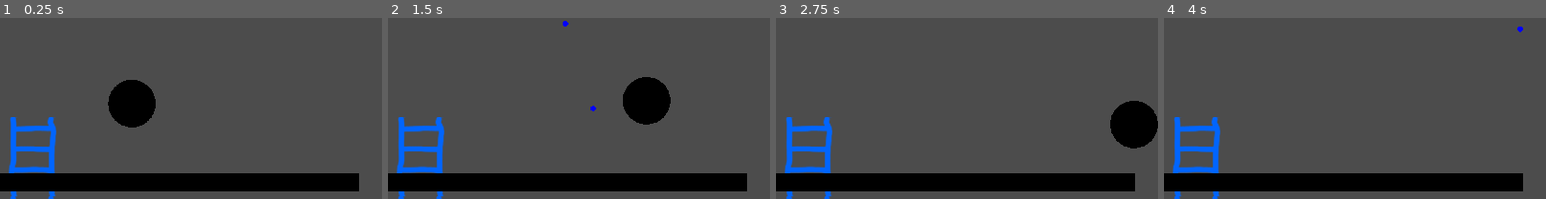
Above: before the commit, frames 1-4 (left to right).
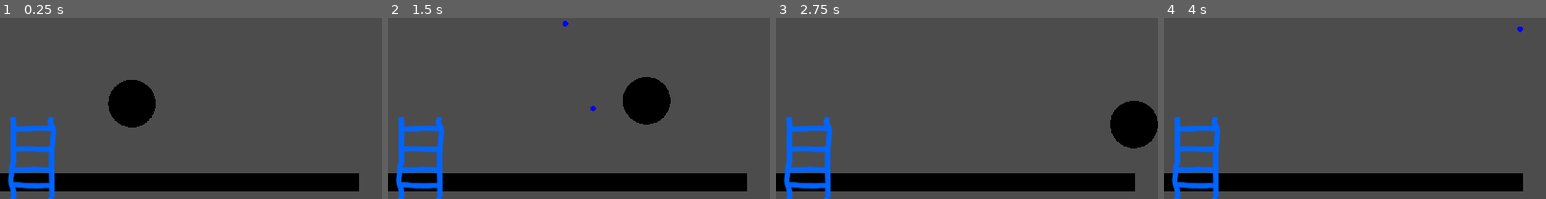
Above: after the commit, the same moments.

Repository: MaeIsBad/pang
Game: Godot game, scene res://UI/Main.tscn
Two runs of this game, one before a commit and one after it. Both use one fixed random seed, a clock stepped at 60 frames per second and the inputs below. This scene is started directly instead of the project's main scene. The engine's default icon, where the game draws it, is replaced by a stand-in: a white triangle on a blue panel in a dark square. Sound files missing from this copy of the repository are replaced by a short silence.
Inputs:
- Up to frame 1 (0.25 s): no input
- Up to frame 2 (1.5 s): tap Enter (ui_accept) at 0.5, 0.77 s; hold Right (ui_right) 0.53-1.28 s; hold Down (ui_down) from 1.28 s (still down)
- Up to frame 3 (2.75 s): tap Enter (ui_accept) at 1.52 s; release Down (ui_down) at 2.03 s; hold Right (ui_right) from 2.03 s (still down)
- Up to frame 4 (4 s): release Right (ui_right) at 2.78 s; hold Up (ui_up) 2.78-3.53 s; tap Enter (ui_accept) at 3.02, 3.77 s; hold Left (ui_left) from 3.53 s (still down)
The pictures show only the part of the screen within x 10-60%, y 5-55%; the shares and areas given below are measured in that part.

The runs differ from the first frame. In frame 1, 0.7% of the frame differs, in the area x 2-15%, y 85-96%; in frame 2, 0.7%; in frame 3, 0.7%; in frame 4, 0.7%.

Commit message:
Add z-indexes to stuff

Diff:
--- a/MapElements/Ladder.tscn
+++ b/MapElements/Ladder.tscn
@@ -4,13 +4,14 @@
 [ext_resource path="res://MapElements/Ladder.gd" type="Script" id=2]
 
 [sub_resource type="RectangleShape2D" id=1]
-extents = Vector2( 29, 25 )
+extents = Vector2( 29, 150 )
 
 [sub_resource type="RectangleShape2D" id=2]
 extents = Vector2( 29, 1 )
 
 [node name="Ladder" type="Area2D"]
 scale = Vector2( 2, 2 )
+z_index = 100
 collision_layer = 0
 collision_mask = 2
 script = ExtResource( 2 )
--- a/Player/Bullet.tscn
+++ b/Player/Bullet.tscn
@@ -6,6 +6,7 @@
 radius = 12.0
 
 [node name="Bullet" type="Node2D"]
+z_index = 500
 script = ExtResource( 1 )
 
 [node name="Area2D" type="Area2D" parent="."]
--- a/Player/Player.tscn
+++ b/Player/Player.tscn
@@ -15,7 +15,7 @@
 extents = Vector2( 32, 32 )
 
 [node name="Player" type="KinematicBody2D"]
-z_index = 100
+z_index = 1000
 collision_layer = 2
 script = ExtResource( 2 )
 
